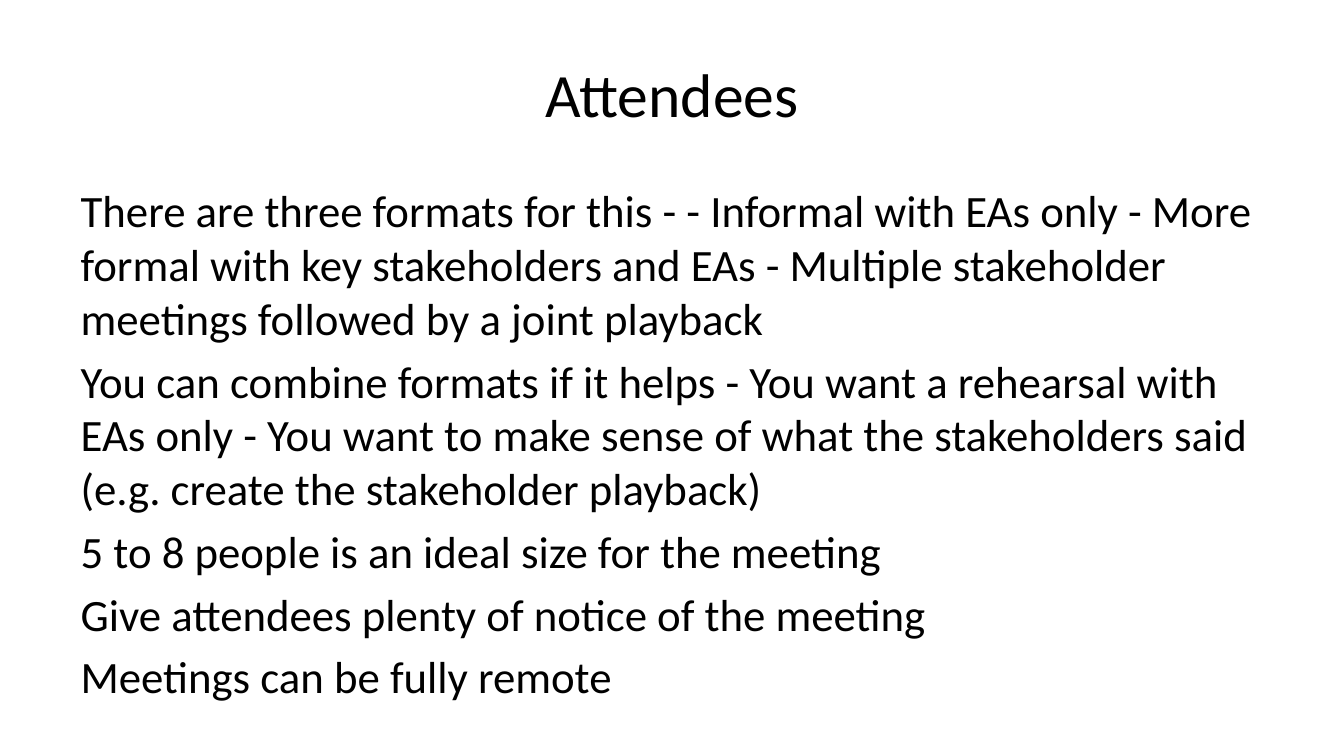
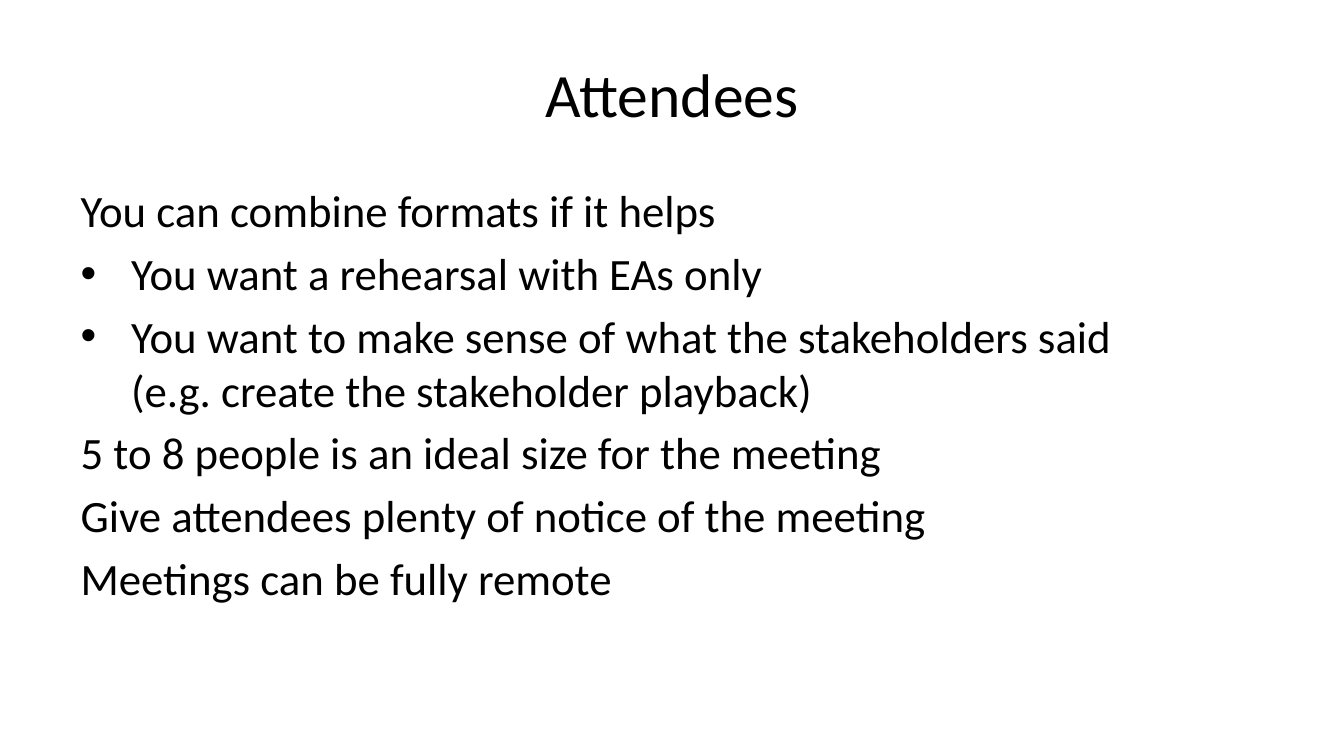
Before and after one commit to Open-Archypelago/Archypelago, a slide deck: slide 9 of building-blocks/problem-statement/Architecture-Challenge.pptx (slide 5 before the commit). Drawn at 1344x756 pixels with LibreOffice and Linux fonts; fonts in the diff are those of the drawing. Boxes give left, top, right and bottom in pixels: in the first picture for what was removed or moved away, otherwise in the second. Text is boxed around its words. In the diff, an @@ line names an element or a change of style, - is before the commit and + after.

```diff
--- a/building-blocks/problem-statement/Architecture-Challenge.pptx
+++ b/building-blocks/problem-statement/Architecture-Challenge.pptx
@@ text at [81, 196, 1111, 415]: text changed @@
-There are three formats for this - - Informal with EAs only - More formal with key stakeholders and EAs - Multiple stakeholder meetings followed by a joint playback
-You can combine formats if it helps - You want a rehearsal with EAs only - You want to make sense of what the stakeholders said (e.g. create the stakeholder playback)
+You can combine formats if it helps
+• You want a rehearsal with EAs only
+• You want to make sense of what the stakeholders said (e.g. create the stakeholder playback)
```
Also in this commit, not shown: 8 other slides changed, 8 slides added, 1 slide removed, 5 other files.
